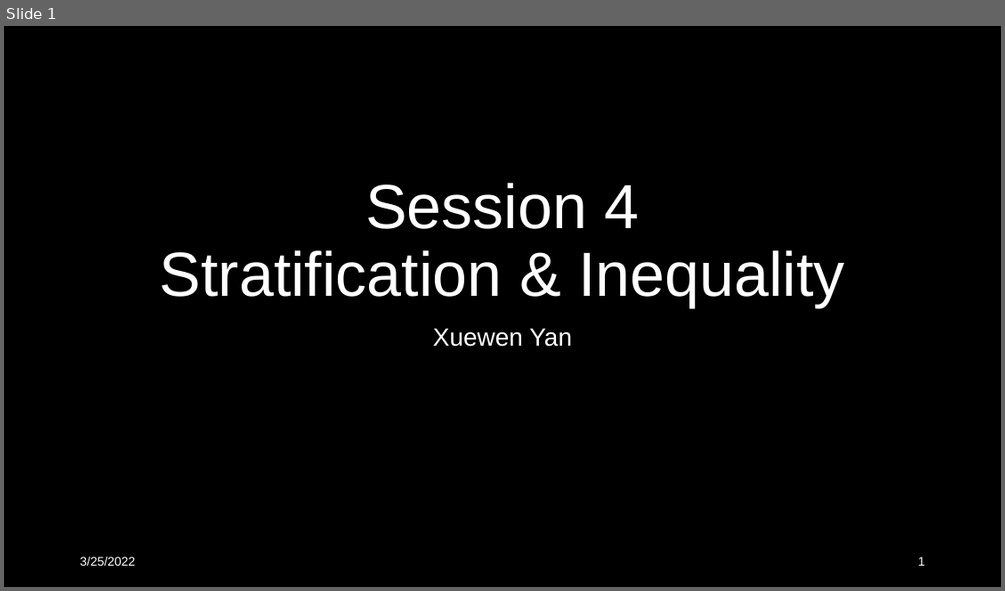
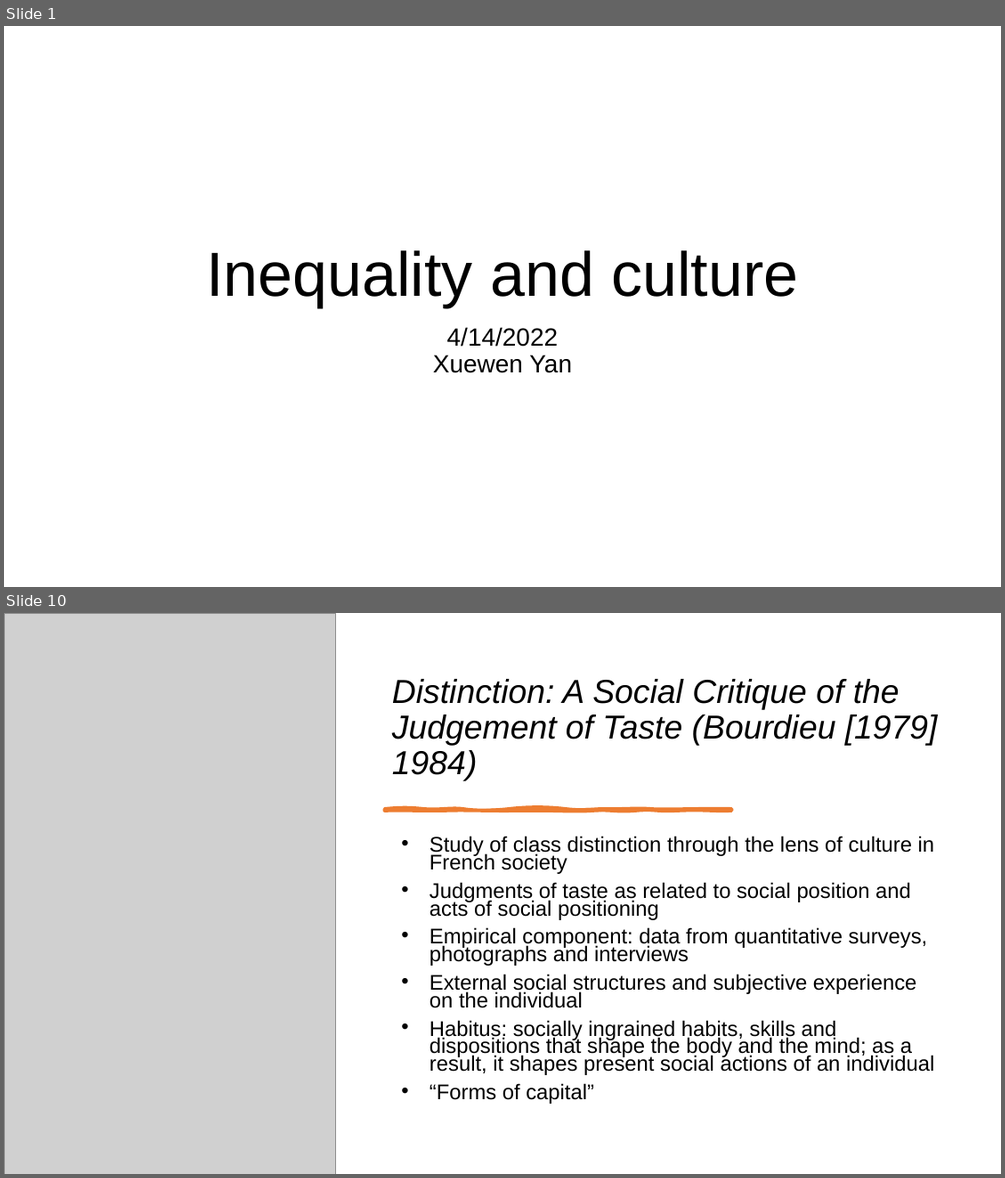
Before and after one commit to XueWenSYan/Intro_to_sociology, a slide deck: Meeting 4.pptx. Shown one above the other, each under a label of ours: slide 1 before the commit, slides 1 and 10 after it; the slides between them are not shown. The pictures are 1005x591 and 1005x1178 pixels, drawn with LibreOffice and Linux fonts; fonts in the diff are those of the drawing; grey boxes stand for pictures. Boxes give left, top, right and bottom in pixels: in the first picture for what was removed or moved away, otherwise in the second. Text is boxed around its words. In the diff, an @@ line names an element or a change of style, - is before the commit and + after.

```diff
--- a/Meeting 4.pptx
+++ b/Meeting 4.pptx
@@ slide 10 added at [4, 613, 1001, 1174], background #FFFFFF @@
@@ picture added at [4, 613, 335, 1174] @@
@@ title added at [392, 679, 938, 781], 32 pt, text #000000, italic @@
+Distinction: A Social Critique of the Judgement of Taste (Bourdieu [1979] 1984)
@@ freeform shape added at [385, 809, 732, 811], fill #ED7D31, outline #ED7D31 3.5 pt @@
@@ text added at [429, 835, 935, 1103], 20.4 pt, text #000000 @@
+• Study of class distinction through the lens of culture in French society
+• Judgments of taste as related to social position and acts of social positioning
+• Empirical component: data from quantitative surveys, photographs and interviews
+• External social structures and subjective experience on the individual
+• Habitus: socially ingrained habits, skills and dispositions that shape the body and the mind; as a result, it shapes present social actions of an individual
+• “Forms of capital”
@@ slide 1 changed as well @@
@@ background #000000 to #FFFFFF @@
@@ title at [206, 250, 798, 307]: text changed; text colour #FFFFFF to #000000 @@
-Session 4
-Stratification & Inequality
+Inequality and culture
@@ subtitle at [447, 327, 558, 346]: paragraph added @@
+4/14/2022
@@ subtitle at [433, 354, 572, 373]: text colour #FFFFFF to #000000 in "Xuewen Yan"; less space between paragraphs @@
@@ text removed at [80, 556, 135, 565] @@
-3/25/2022
@@ page number removed at [918, 556, 925, 565] @@
-1
```
Also in this commit, not shown: 1 other slide changed, 8 other slides added, 9 slides removed, 11 other files.
